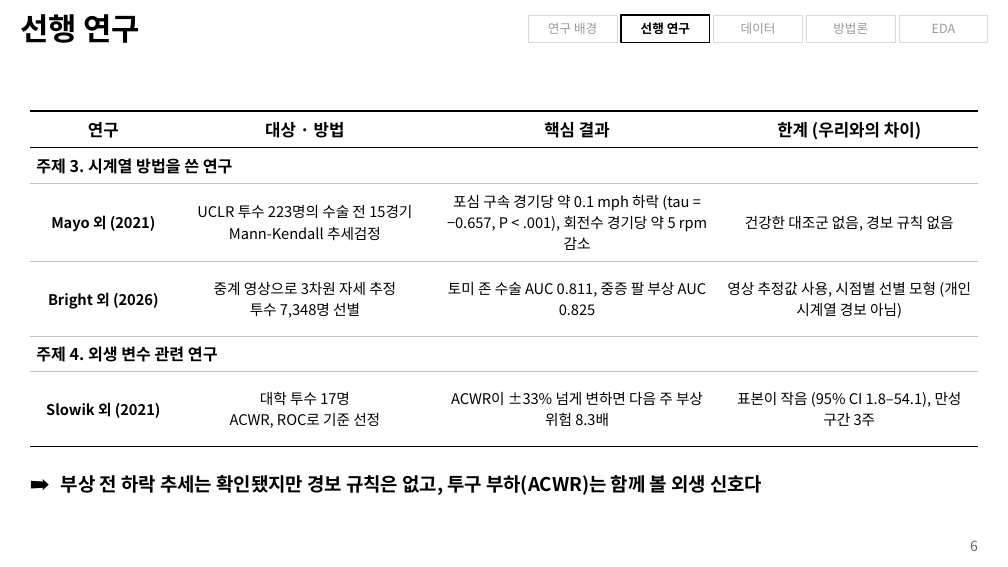
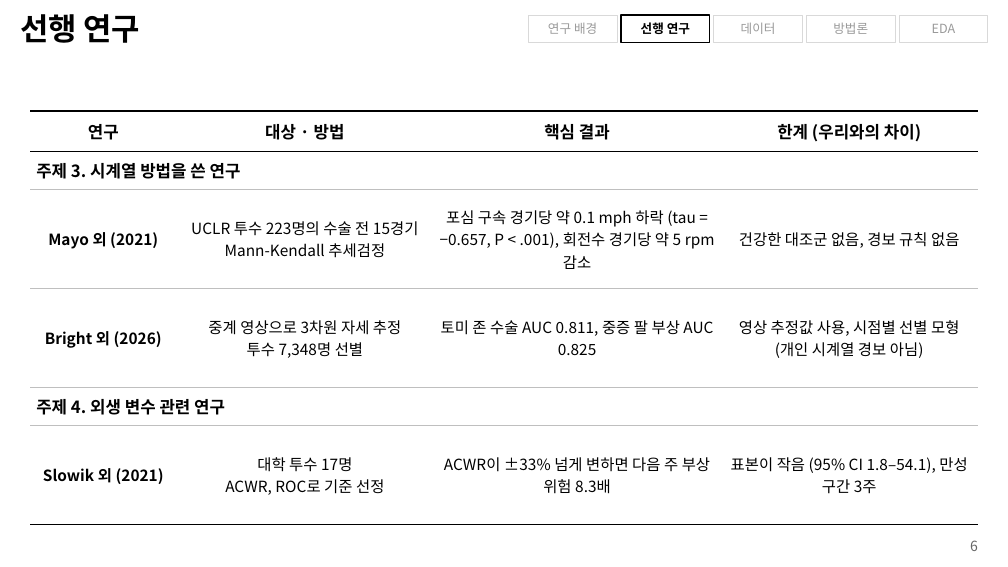
Before and after one commit to chirisjmmm/timeseries, a slide deck: slide 6 of presentation/투수부상_조기경보_제안발표_KO.pptx. Drawn at 1008x567 pixels with LibreOffice and Linux fonts; fonts in the diff are those of the drawing; background and template pictures are left out. Boxes give left, top, right and bottom in pixels: in the first picture for what was removed or moved away, otherwise in the second. Text is boxed around its words. In the diff, an @@ line names an element or a change of style, - is before the commit and + after.

```diff
--- a/presentation/투수부상_조기경보_제안발표_KO.pptx
+++ b/presentation/투수부상_조기경보_제안발표_KO.pptx
@@ table at (x1=30, y1=111, x2=978, y2=499) @@
@@ size 11.5 to 12 pt in "주제 3. 시계열 방법을 쓴 연구", "주제 4. 외생 변수 관련 연구" @@
@@ size 10.5 to 11 pt in "Mayo 외 (2021)", "UCLR 투수 223명의 수술 전 15경기", "Mann-Kendall 추세검정", "포심 구속 경기당 약 0.1 mph 하락 ..." and 11 more places @@
@@ text removed at (x1=61, y1=471, x2=762, y2=496) @@
-➡ 부상 전 하락 추세는 확인됐지만 경보 규칙은 없고, 투구 부하(ACWR)는 함께 볼 외생 신호다
```
Also in this commit, not shown: 16 other slides changed, 1 slide added, 16 other files.
